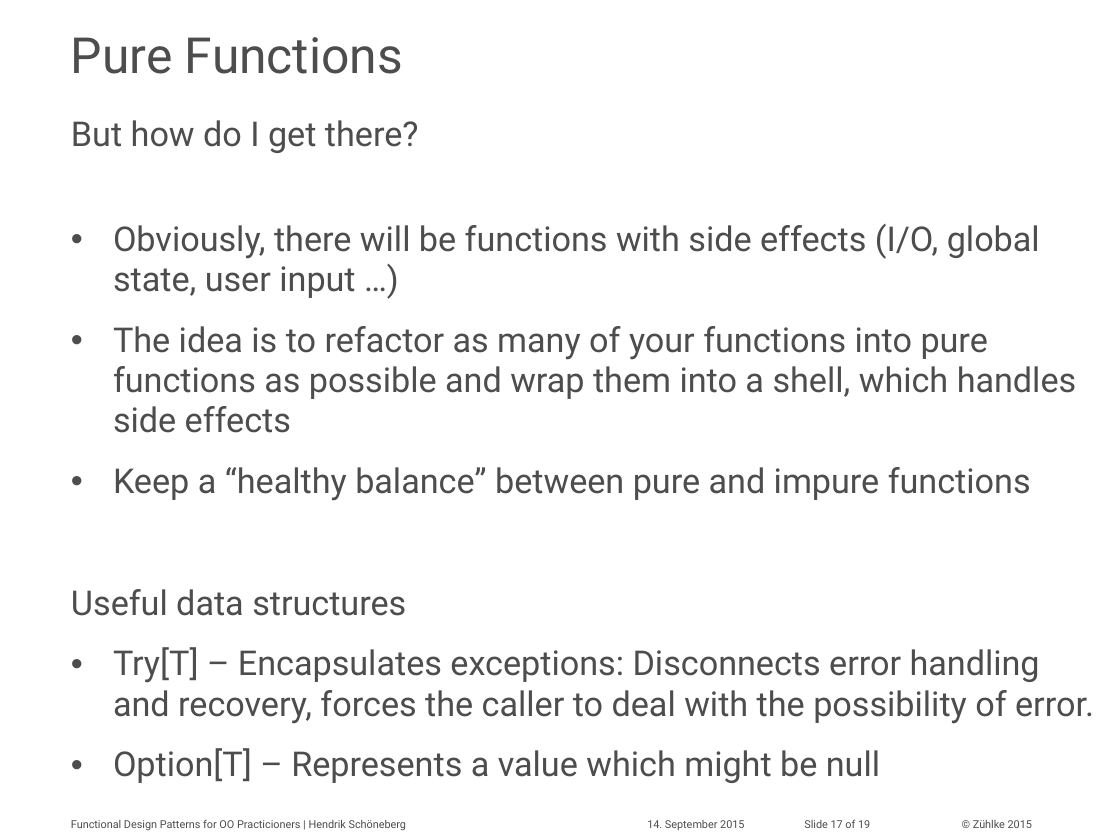
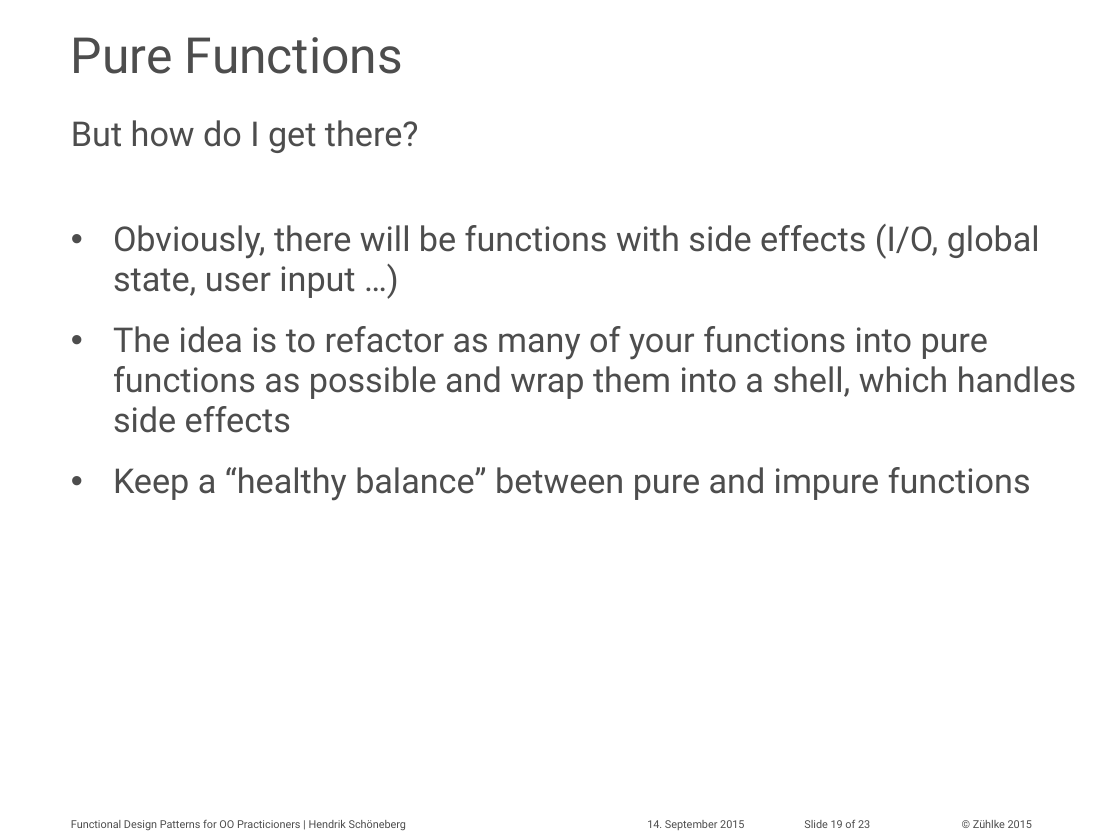
Before and after one commit to aax/zdays-fp-patterns, a slide deck: slide 19 of hesc_slides.pptx (slide 17 before the commit). Drawn at 1120x840 pixels with LibreOffice and Linux fonts; fonts in the diff are those of the drawing; background and template pictures are left out. Boxes give left, top, right and bottom in pixels: in the first picture for what was removed or moved away, otherwise in the second. Text is boxed around its words. In the diff, an @@ line names an element or a change of style, - is before the commit and + after.

Commit message:
add some slides to the pure functions chapter

```diff
--- a/hesc_slides.pptx
+++ b/hesc_slides.pptx
@@ text at [71, 589, 1094, 783]: paragraphs removed @@
-Useful data structures
-• Try[T] – Encapsulates exceptions: Disconnects error handling and recovery, forces the caller to deal with the possibility of error.
-• Option[T] – Represents a value which might be null
@@ text at [804, 819, 870, 828]: text changed @@
-Slide 17 of 19
+Slide 19 of 23
```
Also in this commit, not shown: 8 other slides changed, 4 slides added, 2 other files.
